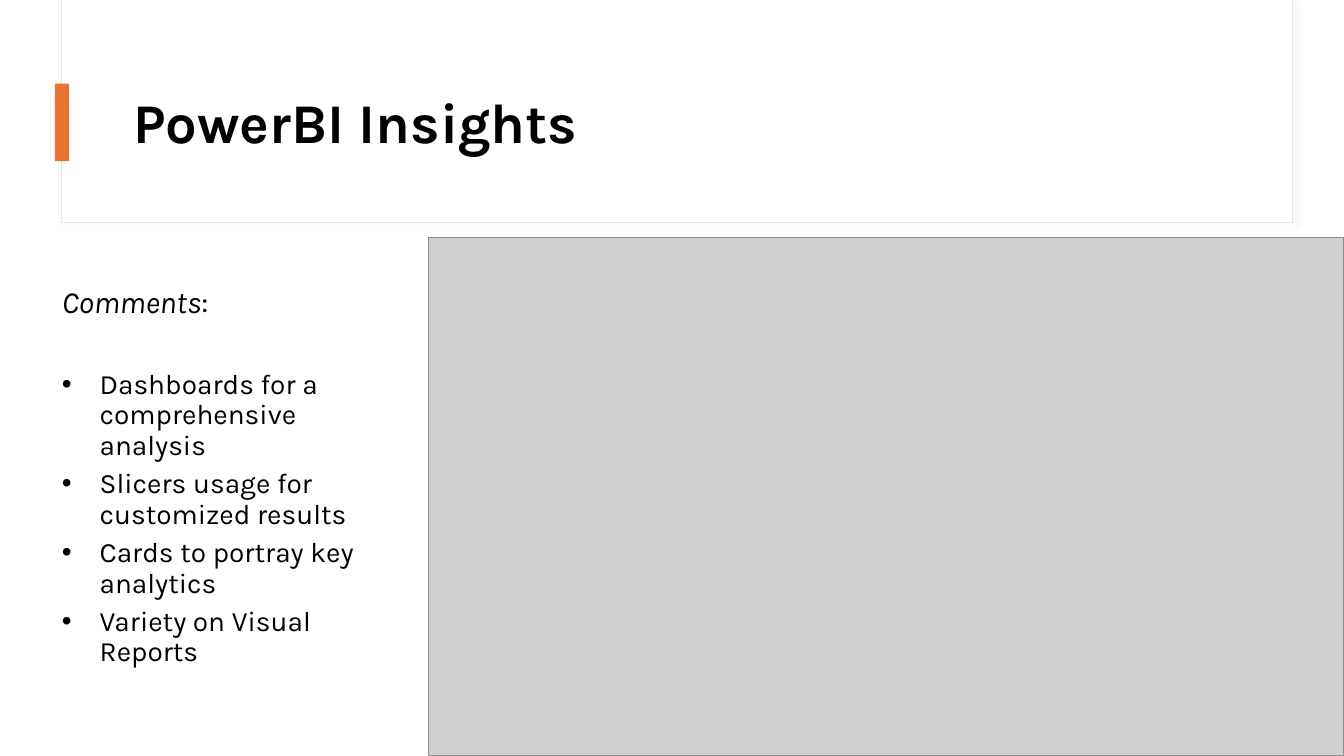
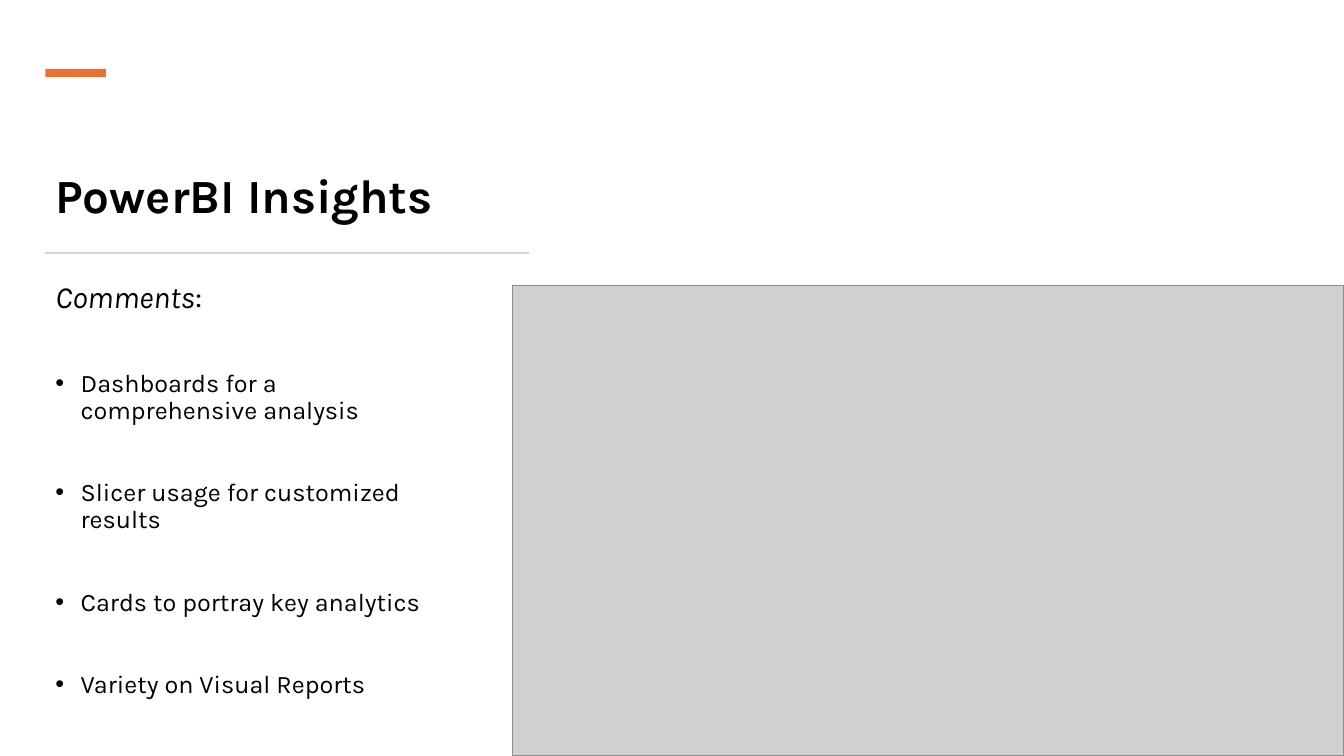
Before and after one commit to Konstant-gk/Chinook_Project, a slide deck: slide 5 of Chinook_Presentation/Project_Future_Chinook_Presentation.pptx. Drawn at 1344x756 pixels with LibreOffice and Linux fonts; fonts in the diff are those of the drawing; grey boxes stand for pictures. Boxes give left, top, right and bottom in pixels: in the first picture for what was removed or moved away, otherwise in the second. Text is boxed around its words. In the diff, an @@ line names an element or a change of style, - is before the commit and + after.

```diff
--- a/Chinook_Presentation/Project_Future_Chinook_Presentation.pptx
+++ b/Chinook_Presentation/Project_Future_Chinook_Presentation.pptx
@@ rectangle removed at <box>62,0,1293,223</box> @@
@@ rectangle removed at <box>63,0,1293,222</box> @@
@@ rectangle at <box>45,69,106,77</box>: rotation 0 to 90 degrees @@
@@ title "PowerBI Insights": place and size @@
-title "PowerBI Insights" at <box>133,103,578,157</box>
+title "PowerBI Insights" at <box>55,179,433,225</box>
@@ title "PowerBI Insights" at <box>55,179,433,225</box>: size 40 to 34 pt; vertical alignment middle to bottom @@
@@ rectangle added at <box>45,252,529,254</box>, fill #D5D5D5 @@
@@ text at <box>55,288,420,700</box>: size 20 to 18 pt in "Dashboards for a comprehensive analysis", "Cards to portray key analytics", "Variety on Visual Reports"; more space between paragraphs; indent changed @@
@@ picture: place and size @@
-picture at <box>430,238,1344,756</box>
+picture at <box>512,285,1344,756</box>
@@ text at <box>81,483,400,529</box>: text changed; size 20 to 18 pt @@
-• Slicers usage for customized results
+• Slicer usage for customized results
```
Also in this commit, not shown: 13 other slides changed.
